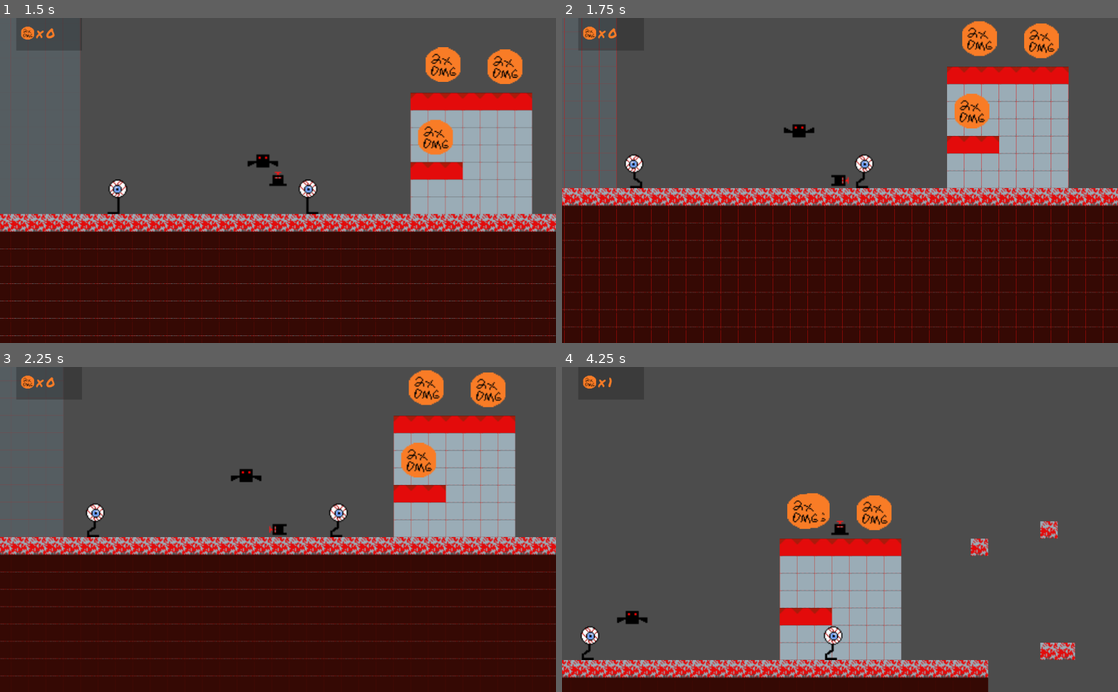
Above: before the commit, frames 1-4 (two rows, left to right).
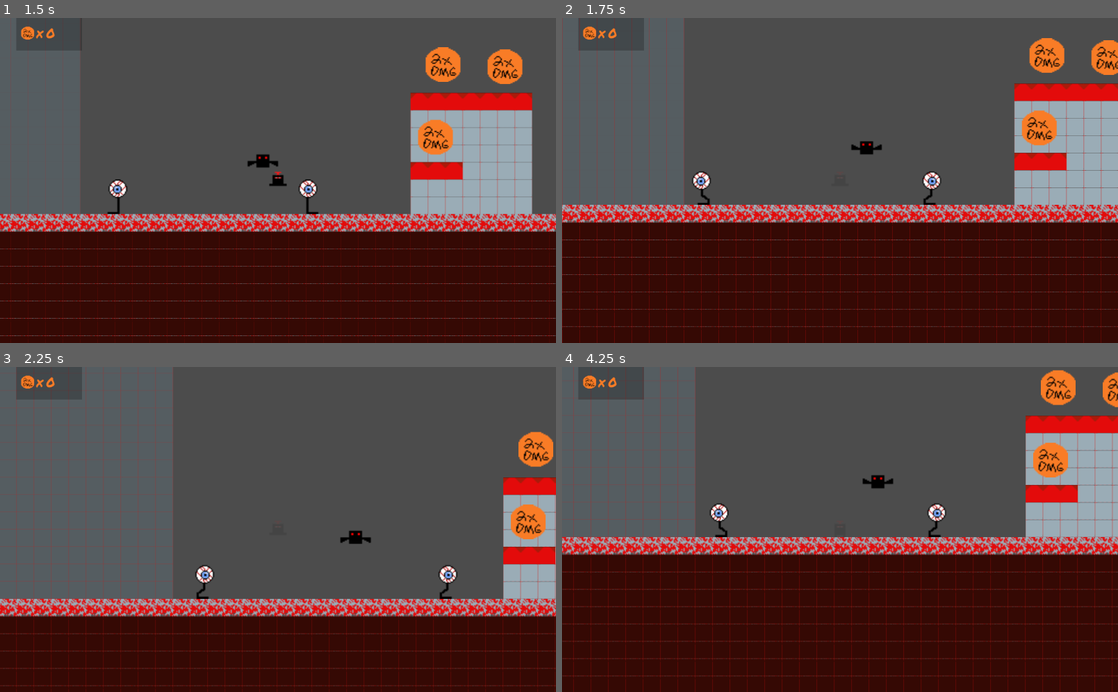
Above: after the commit, the same moments.

Repository: tompasini/Born4Lazers
Game: Godot game, scene res://Level1.tscn
Two runs of this game, one before a commit and one after it. Both use one fixed random seed, a clock stepped at 60 frames per second and the inputs below.
Inputs:
- Up to frame 1 (1.5 s): hold D (right) from 0.53 s (still down); tap Space (jump) at 0.6, 0.77, 1.07, 1.35 s
- Up to frame 2 (1.75 s): keep holding D (right); tap Space (jump) at 1.52 s
- Up to frame 3 (2.25 s): tap Space (jump) at 1.82, 2.1 s; release D (right) at 2.03 s; hold A (left) from 2.03 s (still down)
- Up to frame 4 (4.25 s): release A (left) at 2.78 s; hold D (right) from 2.78 s (still down); tap Space (jump) at 2.85, 3.02, 3.32, 3.6, 3.77, 4.07 s

Frame 1 is identical in both runs. In frame 2, 28% of the frame differs, in the area x 0-100%, y 0-100%; in frame 3, 39%; in frame 4, 54%.

Commit message:
enemy collision movement

Diff:
--- a/Eybes.gd
+++ b/Eybes.gd
@@ -33,3 +33,13 @@
 		set_collision_mask_bit(0, false)
 		$TopChecker.set_collision_layer_bit(4, false)
 		$TopChecker.set_collision_mask_bit(0, false)
+		$Sides.set_collision_layer_bit(4, false)
+		$Sides.set_collision_mask_bit(0, false)
+		$Timer.start()
+		body.bounce()
+
+func _on_Sides_body_entered(body):
+	body.hurt(position.x)
+
+func _on_Timer_timeout():
+	queue_free()
--- a/Eyebes.tscn
+++ b/Eyebes.tscn
@@ -7,14 +7,14 @@
 
 [sub_resource type="SpriteFrames" id=1]
 animations = [ {
+"frames": [ ExtResource( 1 ), ExtResource( 4 ) ],
+"loop": true,
+"name": "walk",
+"speed": 5.0
+}, {
 "frames": [ ExtResource( 2 ) ],
 "loop": true,
 "name": "squished",
-"speed": 5.0
-}, {
-"frames": [ ExtResource( 1 ), ExtResource( 4 ) ],
-"loop": true,
-"name": "walk",
 "speed": 5.0
 } ]
 
@@ -24,8 +24,14 @@
 [sub_resource type="RectangleShape2D" id=4]
 extents = Vector2( 5.5, 1 )
 
+[sub_resource type="RectangleShape2D" id=5]
+extents = Vector2( 1, 7.125 )
+
+[sub_resource type="RectangleShape2D" id=6]
+extents = Vector2( 9, 0.984375 )
+
 [sub_resource type="RectangleShape2D" id=3]
-extents = Vector2( 5, 2.5 )
+extents = Vector2( 6.5, 3.5 )
 
 [node name="Eyebes" type="KinematicBody2D"]
 collision_layer = 16
@@ -38,20 +44,13 @@
 speed_scale = 0.625
 playing = true
 
-[node name="Sides" type="Area2D" parent="."]
-visible = false
-collision_layer = 16
-collision_mask = 33
-
-[node name="CollisionPolygon2D" type="CollisionPolygon2D" parent="Sides"]
-polygon = PoolVector2Array( -7, -12, -8, -9, -8, -6, -7, -3, -4, -1, -2, 0, -1, 1, -1, 14, -10, 14, -10, 16, 1, 16, 1, 1, 3, -1, 6, -3, 7, -7, 7, -10, 6, -13, 5, -14, 5, -10, -6, -10 )
-
 [node name="CollisionShape2D" type="CollisionShape2D" parent="."]
 visible = false
 position = Vector2( -1, -8 )
 shape = SubResource( 2 )
 
 [node name="CollisionShape2D2" type="CollisionShape2D" parent="."]
+visible = false
 position = Vector2( -4.5, 15 )
 shape = SubResource( 4 )
 
@@ -61,12 +60,33 @@
 enabled = true
 collision_mask = 2
 
+[node name="Sides" type="Area2D" parent="."]
+collision_layer = 0
+collision_mask = 33
+
+[node name="CollisionShape2D" type="CollisionShape2D" parent="Sides"]
+position = Vector2( 0, 8.875 )
+shape = SubResource( 5 )
+
+[node name="CollisionShape2D2" type="CollisionShape2D" parent="Sides"]
+position = Vector2( -4, 15.0156 )
+shape = SubResource( 6 )
+
+[node name="CollisionPolygon2D" type="CollisionPolygon2D" parent="Sides"]
+polygon = PoolVector2Array( -7, -13, -8, -11, -8, -9, -8, -5, -6, -2, -3, 0, 0, 1, 4, -1, 6, -3, 8, -6, 8, -9, 6, -12, 5, -14, 4, -10, -6, -10 )
+
 [node name="TopChecker" type="Area2D" parent="."]
 collision_layer = 16
 collision_mask = 33
 
 [node name="CollisionShape2D" type="CollisionShape2D" parent="TopChecker"]
-position = Vector2( -1, -13.5 )
+position = Vector2( -0.5, -14.5 )
 shape = SubResource( 3 )
 
+[node name="Timer" type="Timer" parent="."]
+wait_time = 0.5
+one_shot = true
+
+[connection signal="body_entered" from="Sides" to="." method="_on_Sides_body_entered"]
 [connection signal="body_entered" from="TopChecker" to="." method="_on_TopChecker_body_entered"]
+[connection signal="timeout" from="Timer" to="." method="_on_Timer_timeout"]
--- a/LZer.tscn
+++ b/LZer.tscn
@@ -32,8 +32,13 @@
 
 [node name="AnimatedSprite" type="AnimatedSprite" parent="."]
 frames = SubResource( 1 )
-animation = "jump"
+animation = "idle"
 
 [node name="CollisionShape2D" type="CollisionShape2D" parent="."]
+visible = false
 position = Vector2( 0, 1 )
 shape = SubResource( 2 )
+
+[node name="Timer" type="Timer" parent="."]
+
+[connection signal="timeout" from="Timer" to="." method="_on_Timer_timeout"]
--- a/Scripts/LZer.gd
+++ b/Scripts/LZer.gd
@@ -38,3 +38,24 @@
 
 func get_damage():
 	return (PowerUps.dmgPowerUps * damage) if (PowerUps.dmgPowerUps) else damage
+
+func bounce():
+	velocity.y = JUMPFORCE * 0.5
+
+
+func hurt(enemy_pos_x):
+	set_modulate(Color(1, 1, 1, 0.1))
+	velocity.y = JUMPFORCE * 0.5
+
+	if(position.x < enemy_pos_x):
+		velocity.x = -800
+	elif (position.x > enemy_pos_x):
+		velocity.x = 800
+	Input.action_release('left')
+	Input.action_release('right')
+
+	$Timer.start()
+
+
+func _on_Timer_timeout():
+	get_tree().reload_current_scene()
Not shown: 1 places in Eyebes.tscn that only renumber resources
